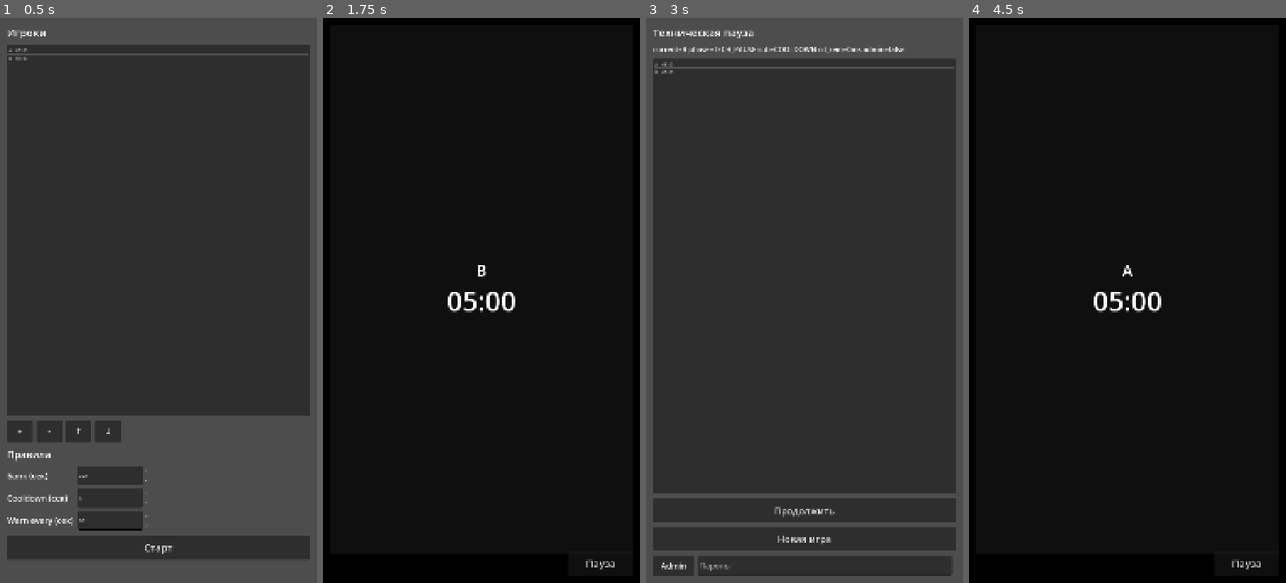
Above: before the commit, frames 1-4 (left to right).
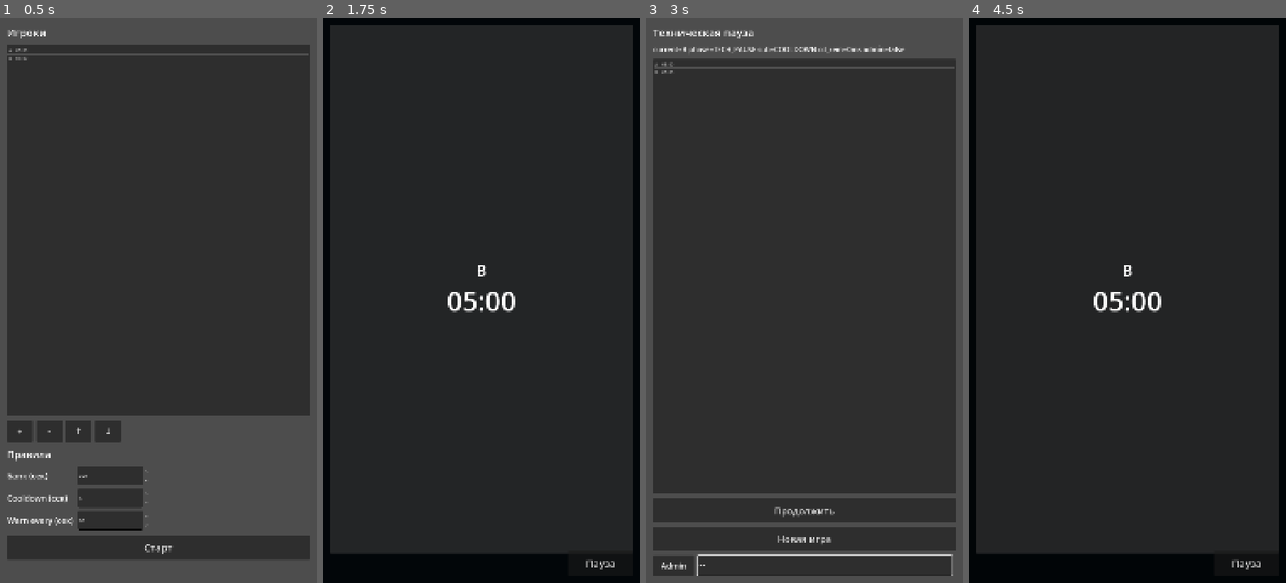
Above: after the commit, the same moments.

Repository: PhysicistLeon/turnboard-timebank
Game: Godot game, scene res://ui/Main.tscn
Two runs of this game, one before a commit and one after it. Both use one fixed random seed, a clock stepped at 60 frames per second and the inputs below.
Inputs (mouse positions are in pixels of both pictures, inside the frame that each line leads up to):
- Up to frame 1 (0.5 s): no input
- Up to frame 2 (1.75 s): click "Старт" at 0.5 s; click (481, 289) at 1.25 s
- Up to frame 3 (3 s): click "Пауза" at 2 s; click (823, 566) at 2.77 s; type "12" at 2.85 s
- Up to frame 4 (4.5 s): click "Новая игра" at 3.5 s; click (1127, 289) at 4.25 s

Frame 1 is identical in both runs. In frame 3, 0.4% of the frame differs, in the area x 16-97%, y 94-99%; in frame 4, less than 0.1%.

Commit message:
Fix route thrash input bug and reduce desktop window size

Diff:
--- a/autoload/GameController.gd
+++ b/autoload/GameController.gd
@@ -13,6 +13,7 @@
 
 var state := Model.GameState.new()
 var seq: int = 1
+var _current_route: String = ""
 
 var _tick_accum := 0.0
 const TICK_PERIOD := 0.10
@@ -27,9 +28,9 @@
 		_seed_default_players()
 
 	if not storage.has_password():
-		route_changed.emit("password")
+		_set_route("password")
 	else:
-		route_changed.emit("setup")
+		_set_route("setup")
 
 	dispatch({"type": Const.EV_APP_START}, true)
 
@@ -106,13 +107,22 @@
 func _apply_platform_effects() -> void:
 	if state.phase == Const.Phase.RUNNING:
 		DisplayServer.screen_set_keep_on(true)
-		route_changed.emit("game")
+		_set_route("game")
 	elif state.phase == Const.Phase.TECH_PAUSE:
 		DisplayServer.screen_set_keep_on(false)
-		route_changed.emit("pause")
+		_set_route("pause")
 	else:
 		DisplayServer.screen_set_keep_on(false)
-		route_changed.emit("setup")
+		_set_route("setup")
+
+func get_current_route() -> String:
+	return _current_route
+
+func _set_route(route: String) -> void:
+	if _current_route == route:
+		return
+	_current_route = route
+	route_changed.emit(route)
 
 func _play_tap_for_current() -> void:
 	var player_name: String = state.current
--- a/project.godot
+++ b/project.godot
@@ -23,6 +23,8 @@
 
 window/size/viewport_width=1080
 window/size/viewport_height=1920
+window/size/window_width=540
+window/size/window_height=960
 window/stretch/mode="canvas_items"
 window/handheld/orientation=1
 
--- a/ui/Main.gd
+++ b/ui/Main.gd
@@ -13,7 +13,10 @@
 
 func _ready() -> void:
 	GameController.route_changed.connect(_on_route)
-	_on_route("password")
+	var initial_route: String = GameController.get_current_route()
+	if initial_route == "":
+		initial_route = "password"
+	_on_route(initial_route)
 
 func _on_route(route: String) -> void:
 	if not scenes.has(route):
